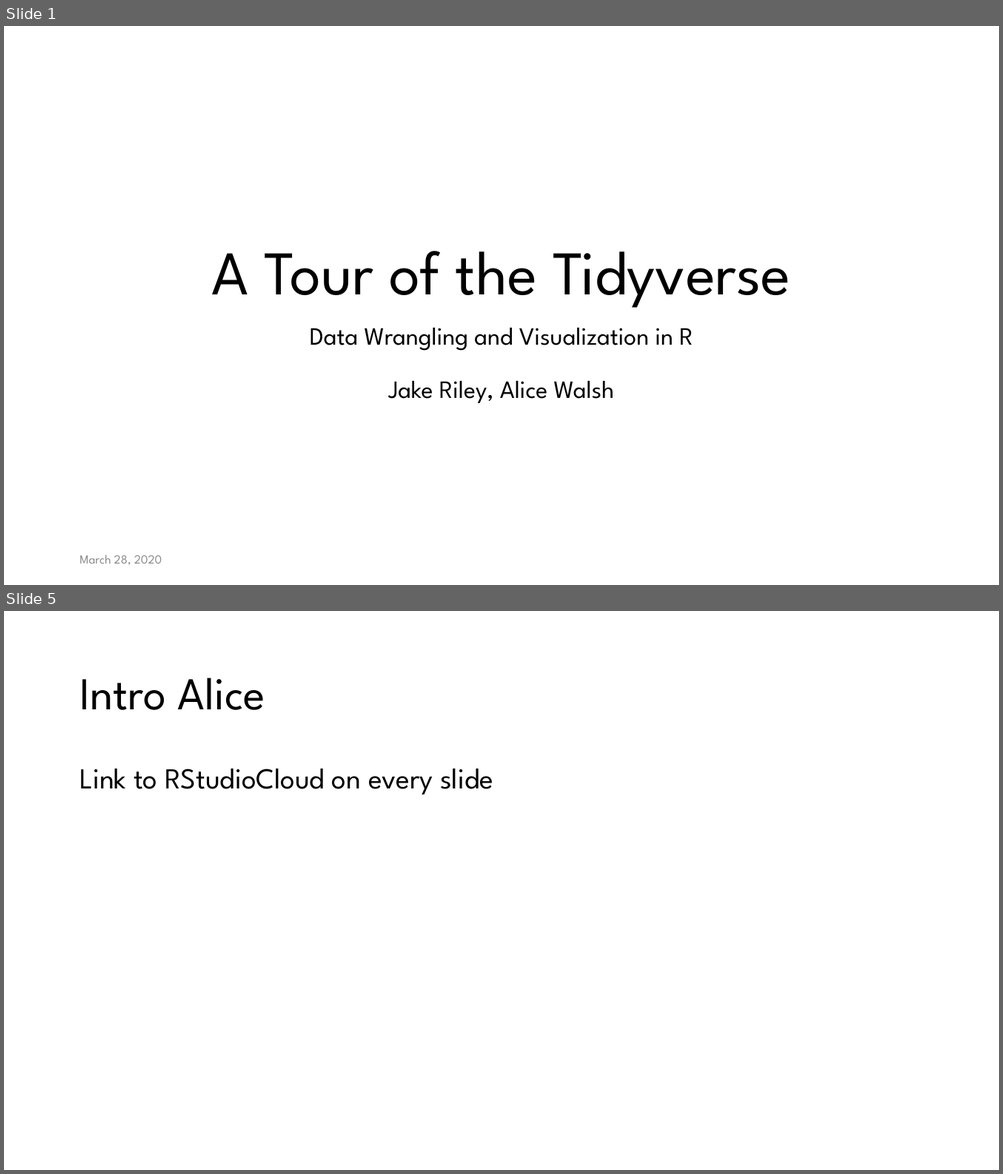
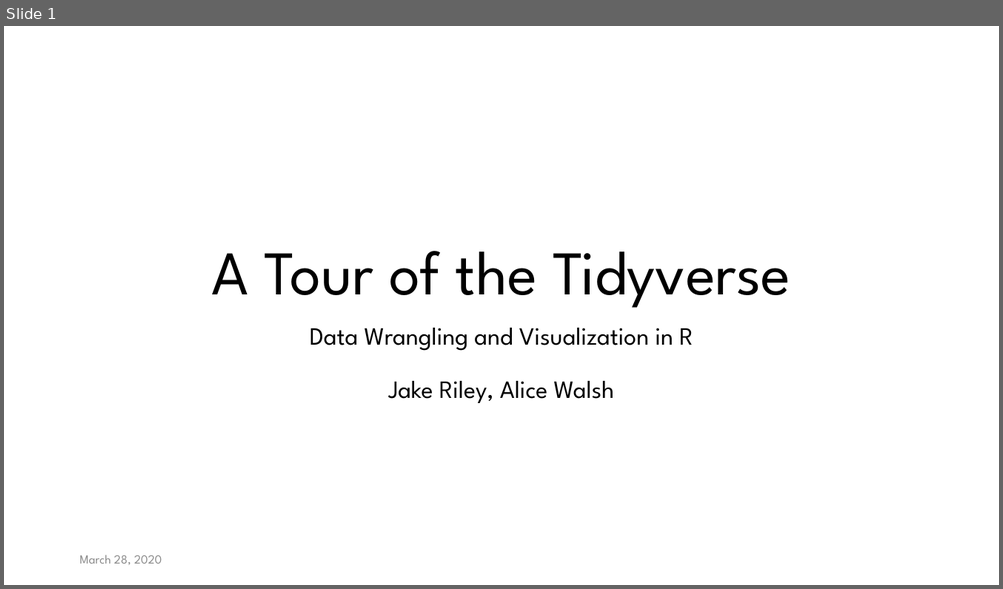
Before and after one commit to awalsh17/datacleaning_workshop, a slide deck: slides/0_workshop_opening.pptx. Shown one above the other, each under a label of ours: slides 1 and 5 before the commit, slide 1 after it; the slides between them are not shown. The pictures are 1003x1174 and 1003x589 pixels, drawn with LibreOffice and Linux fonts; fonts in the diff are those of the drawing; background and template pictures are left out. Boxes give left, top, right and bottom in pixels: in the first picture for what was removed or moved away, otherwise in the second. Text is boxed around its words. In the diff, an @@ line names an element or a change of style, - is before the commit and + after.

```diff
--- a/slides/0_workshop_opening.pptx
+++ b/slides/0_workshop_opening.pptx
@@ slide 5 removed at [4, 611, 999, 1170], background #FFFFFF @@
@@ title removed at [79, 678, 264, 710] @@
-Intro Alice
@@ text removed at [79, 769, 493, 795] @@
-Link to RStudioCloud on every slide
```
Also in this commit, not shown: 5 slides changed, 2 slides added, 2 other slides removed, 9 other files.
